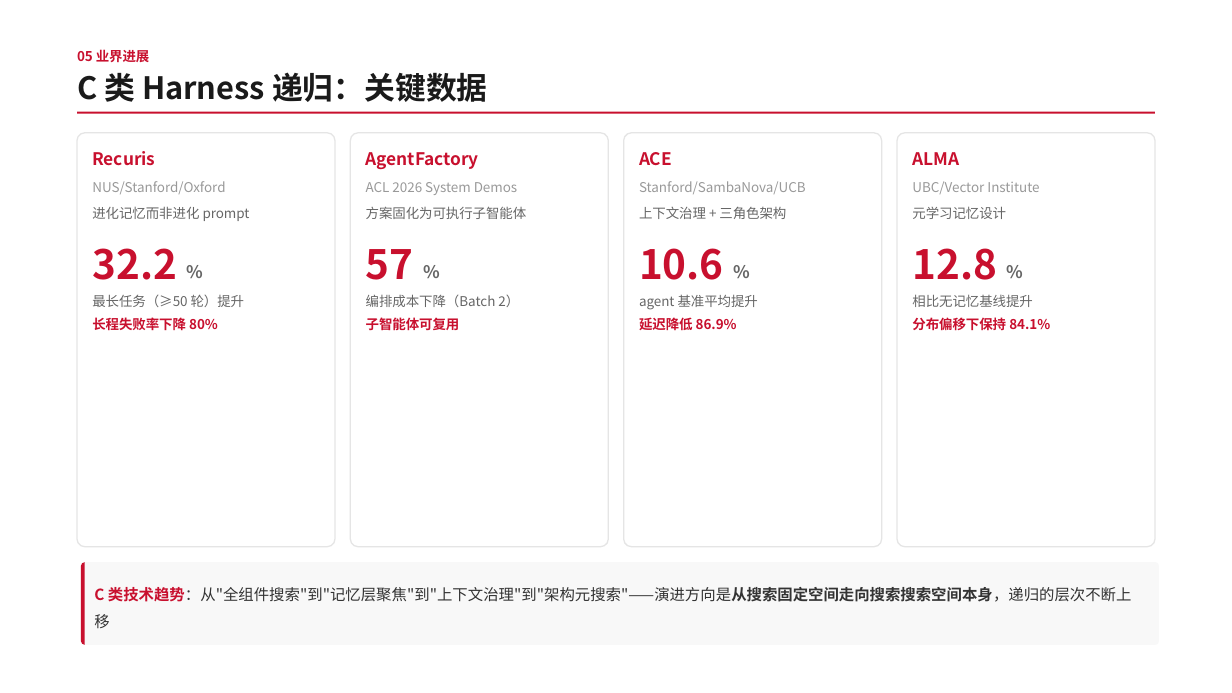
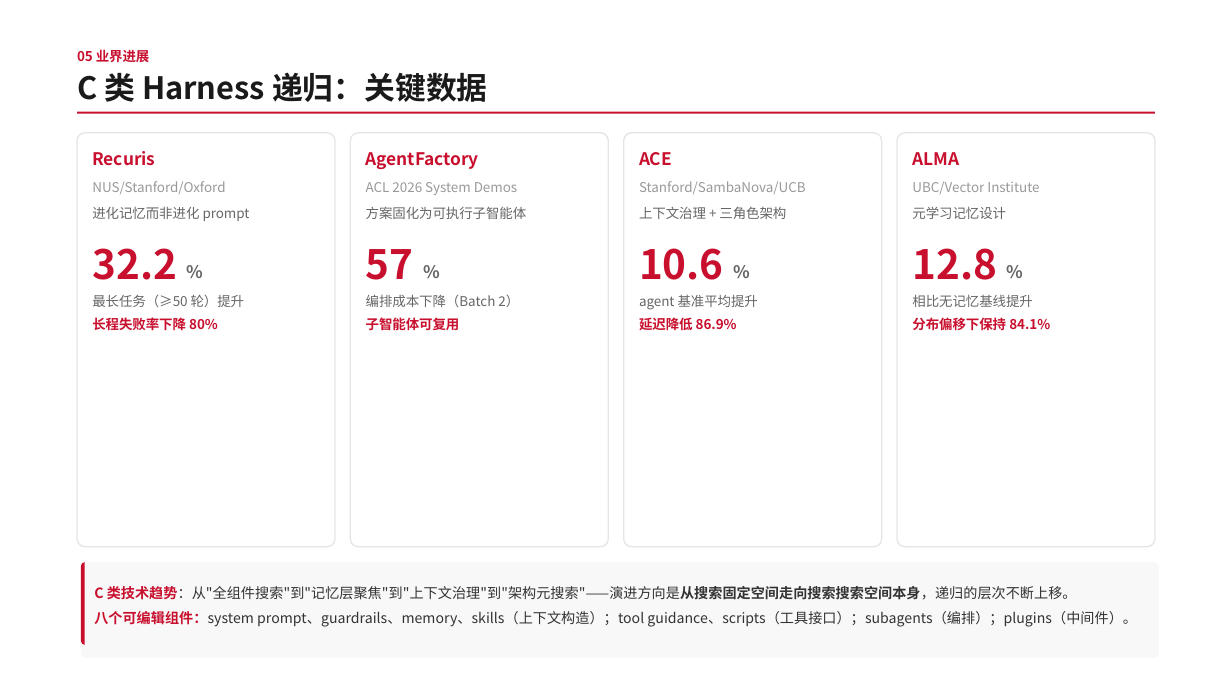
Before and after one commit to lucky110100/yoskills, a slide deck: slide 12 of docs/common/RSI-技术分享PPT/RSI-技术分享.pptx. Drawn at 1232x693 pixels with LibreOffice and Linux fonts; fonts in the diff are those of the drawing. Boxes give left, top, right and bottom in pixels: in the first picture for what was removed or moved away, otherwise in the second. Text is boxed around its words. In the diff, an @@ line names an element or a change of style, - is before the commit and + after.

Commit message:
docs: 修改RSI技术分享文档

```diff
--- a/docs/common/RSI-技术分享PPT/RSI-技术分享.pptx
+++ b/docs/common/RSI-技术分享PPT/RSI-技术分享.pptx
@@ rounded rectangle: place and size @@
-rounded rectangle at (81,562,1160,645)
+rounded rectangle at (81,562,1160,658)
@@ text at (94,586,1137,627): text changed; size 12 to 11 pt @@
-C 类技术趋势：从"全组件搜索"到"记忆层聚焦"到"上下文治理"到"架构元搜索"——演进方向是从搜索固定空间走向搜索搜索空间本身，递归的层次不断上移
+C 类技术趋势：从"全组件搜索"到"记忆层聚焦"到"上下文治理"到"架构元搜索"——演进方向是从搜索固定空间走向搜索搜索空间本身，递归的层次不断上移。
+八个可编辑组件：system prompt、guardrails、memory、skills（上下文构造）；tool guidance、scripts（工具接口）；subagents（编排）；plugins（中间件）。
```
Also in this commit, not shown: 3 other slides changed, 6 slides added, 9 other files.
